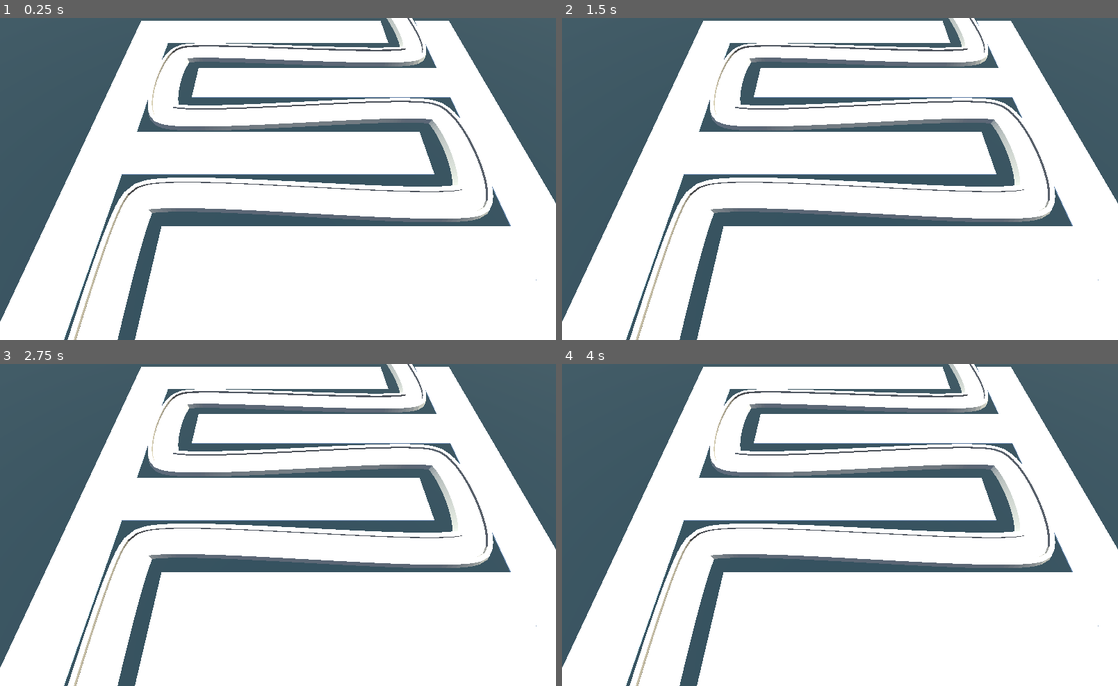
Above: before the commit, frames 1-4 (two rows, left to right).
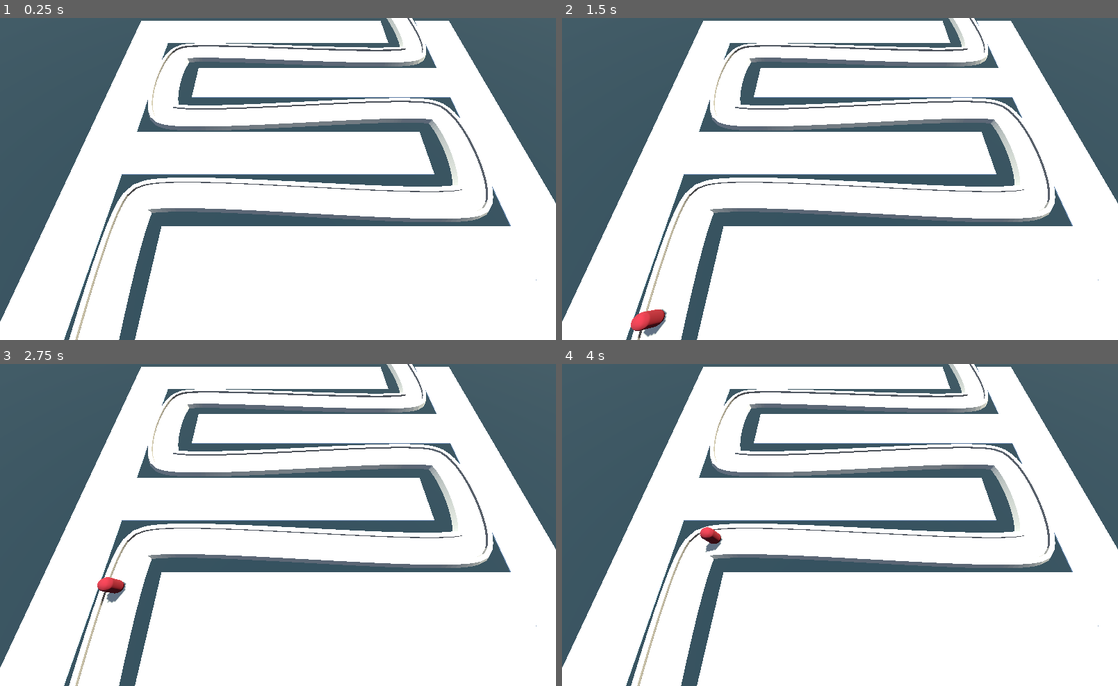
Above: after the commit, the same moments.

Repository: euribates/GodotLab
Game: Godot game, scene res://MainLevel.tscn
Same seed, same stepped clock (60 frames per second), same inputs: the game is played once before the commit and once after it.
Inputs:
- Up to frame 1 (0.25 s): no input
- Up to frame 2 (1.5 s): tap Enter at 0.5 s
- Up to frame 3 (2.75 s): no input
- Up to frame 4 (4 s): no input

The runs differ from the first frame. In frame 1, 0.2% of the frame differs, in the area x 11-89%, y 8-100%; in frame 2, 0.5%; in frame 3, 0.5%; in frame 4, 0.4%.

Commit message:
Barbarian blasters: El enemigo sigue la ruta con PathFollow3D

Diff:
--- /dev/null
+++ b/barbarian_blasters/Enemies/enemy.gd
@@ -0,0 +1,6 @@
+extends PathFollow3D
+
+@export var speed : float = 3.2
+
+func _process(delta: float) -> void:
+	self.progress += speed * delta
--- /dev/null
+++ b/barbarian_blasters/Enemies/enemy.tscn
@@ -0,0 +1,18 @@
+[gd_scene load_steps=4 format=3 uid="uid://cg4q8t1fhnuvg"]
+
+[ext_resource type="Script" uid="uid://c30jw6ylov6uv" path="res://Enemies/enemy.gd" id="1_3ih25"]
+
+[sub_resource type="StandardMaterial3D" id="StandardMaterial3D_chnrf"]
+albedo_color = Color(0.43, 0.0774, 0.14792, 1)
+
+[sub_resource type="CapsuleMesh" id="CapsuleMesh_3ih25"]
+material = SubResource("StandardMaterial3D_chnrf")
+
+[node name="Enemy" type="PathFollow3D"]
+transform = Transform3D(0.999994, 0, 0.000246118, 0, 1, 0, -0.000246118, 0, 0.999994, 0, 1.2, 0)
+v_offset = 1.2
+script = ExtResource("1_3ih25")
+speed = 4.0
+
+[node name="MeshInstance3D" type="MeshInstance3D" parent="."]
+mesh = SubResource("CapsuleMesh_3ih25")
--- a/barbarian_blasters/MainLevel.tscn
+++ b/barbarian_blasters/MainLevel.tscn
@@ -1,6 +1,7 @@
-[gd_scene load_steps=8 format=3 uid="uid://bx136x0u4pkq0"]
+[gd_scene load_steps=9 format=3 uid="uid://bx136x0u4pkq0"]
 
 [ext_resource type="MeshLibrary" uid="uid://bruyts1qvwkqp" path="res://MeshLibraries/SpaceLibrary.tres" id="1_jq6gy"]
+[ext_resource type="PackedScene" uid="uid://cg4q8t1fhnuvg" path="res://Enemies/enemy.tscn" id="2_o3cl4"]
 
 [sub_resource type="ProceduralSkyMaterial" id="ProceduralSkyMaterial_rj4so"]
 sky_horizon_color = Color(0.662243, 0.671743, 0.686743, 1)
@@ -22,7 +23,7 @@
 
 [sub_resource type="Curve3D" id="Curve3D_jq6gy"]
 _data = {
-"points": PackedVector3Array(0, 0, 0, 0, 0, 0, -11.8663, 0, 30.3887, -1.1, 0, 1.6, 1.1, 0, -1.6, -11.8708,  …(299 unchanged characters)…
+"points": PackedVector3Array(0, 0, 0, 0, 0, 0, -11.866, 0, 26.444, -1.1, 0, 1.6, 1.1, 0, -1.6, -11.8708,  …(299 unchanged characters)…
 "tilts": PackedFloat32Array(0, 0, 0, 0, 0, 0, 0, 0)
 }
 point_count = 8
@@ -98,3 +99,6 @@
 path_continuous_u = true
 path_u_distance = 1.0
 path_joined = false
+
+[node name="Enemy" parent="Path3D" instance=ExtResource("2_o3cl4")]
+transform = Transform3D(0.999991, 0, 0.000332173, 0, 1, 0, -0.000332173, 0, 0.999991, -11.866, 1.2, 26.444)
Not shown, added: barbarian_blasters/Enemies/enemy.gd.uid
